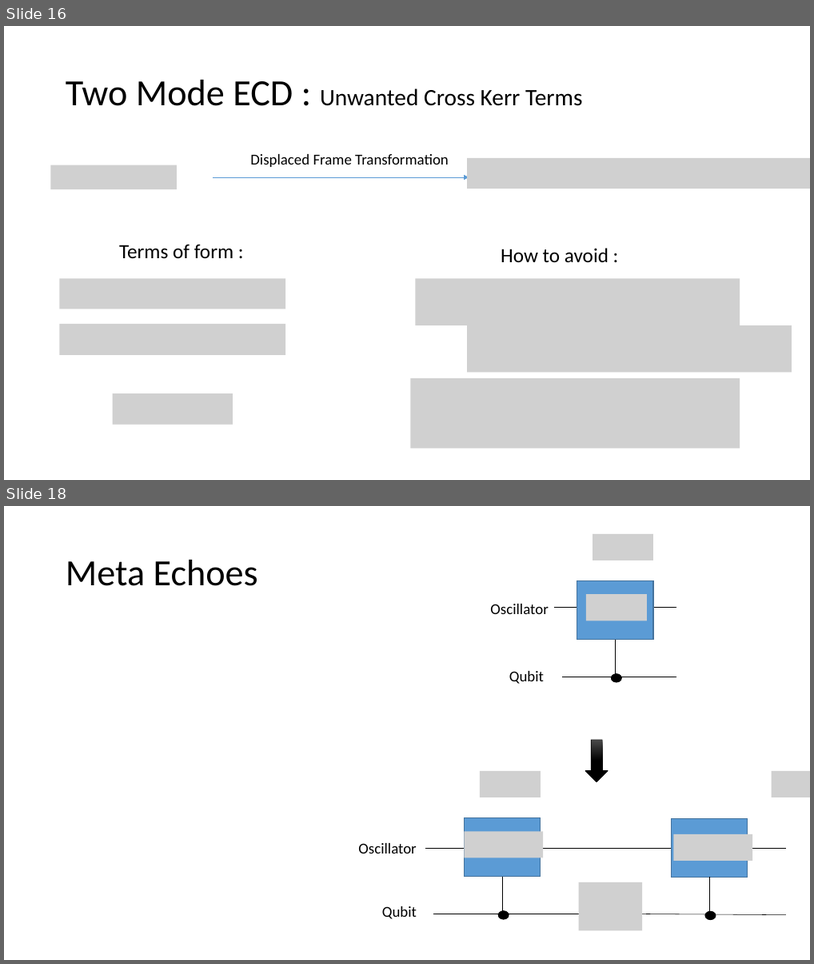
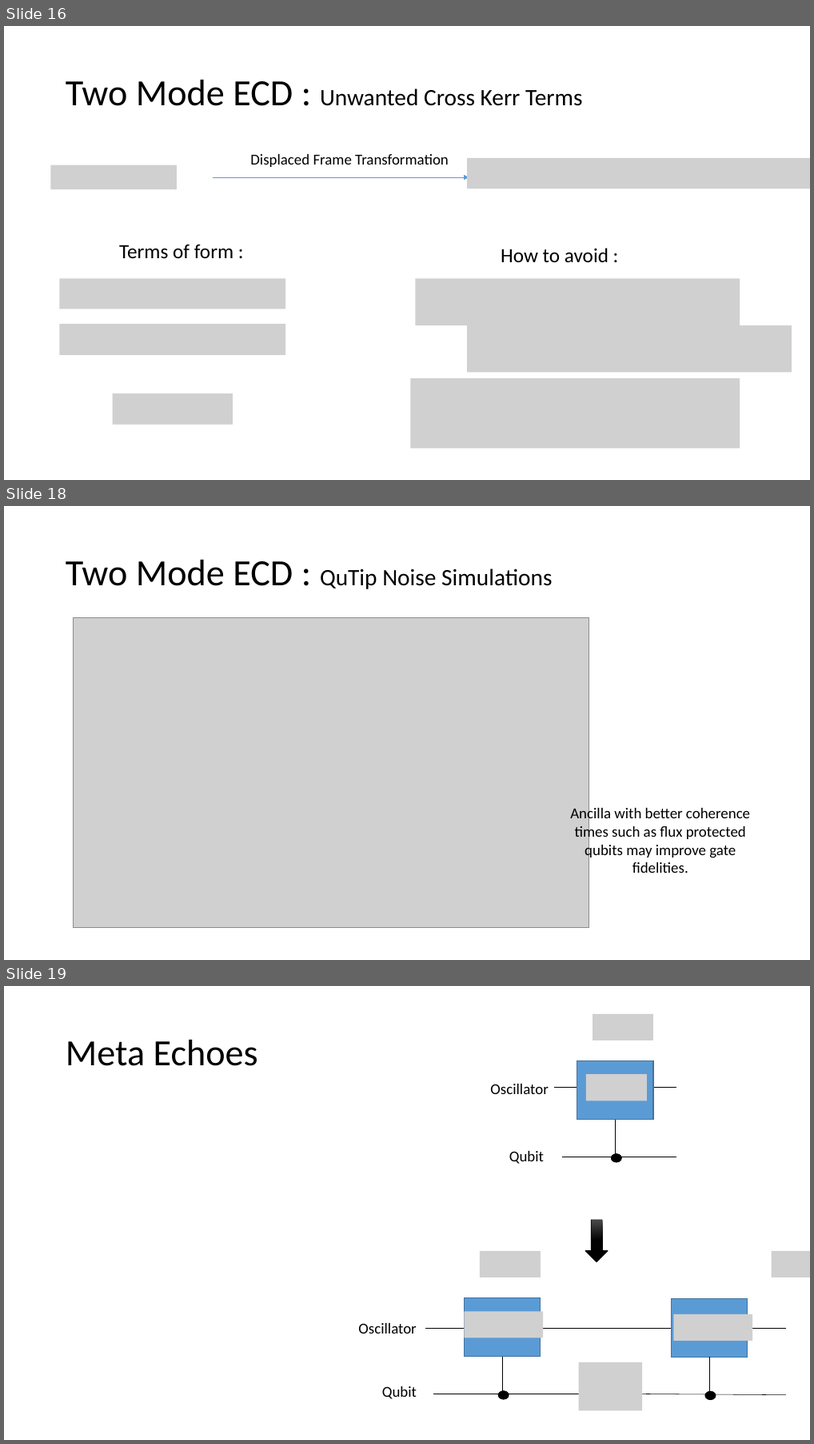
Before and after one commit to EeshGupta/Multimode-Conditional-Displacements, a slide deck: presentations/mcd.pptx. Shown one above the other, each under a label of ours: slides 16 and 18 before the commit, slides 16, 18 and 19 after it; the slides between them are not shown. The pictures are 814x964 and 814x1444 pixels, drawn with LibreOffice and Linux fonts; fonts in the diff are those of the drawing; grey boxes stand for pictures. Boxes give left, top, right and bottom in pixels: in the first picture for what was removed or moved away, otherwise in the second. Text is boxed around its words. In the diff, an @@ line names an element or a change of style, - is before the commit and + after.

```diff
--- a/presentations/mcd.pptx
+++ b/presentations/mcd.pptx
@@ slide 18 added at bbox=[4, 506, 810, 960], background #FFFFFF @@
@@ title added at bbox=[66, 560, 552, 589], 28 pt, text #000000 @@
+Two Mode ECD : QuTip Noise Simulations
@@ picture added at bbox=[73, 618, 589, 928] @@
@@ text added at bbox=[570, 806, 750, 872], 18 pt, text #000000 @@
+Ancilla with better coherence times such as flux protected qubits may improve gate fidelities.
@@ what was slide 18 is now slide 19 @@
```
Also in this commit, not shown: 5 slides changed, 1 other file.
